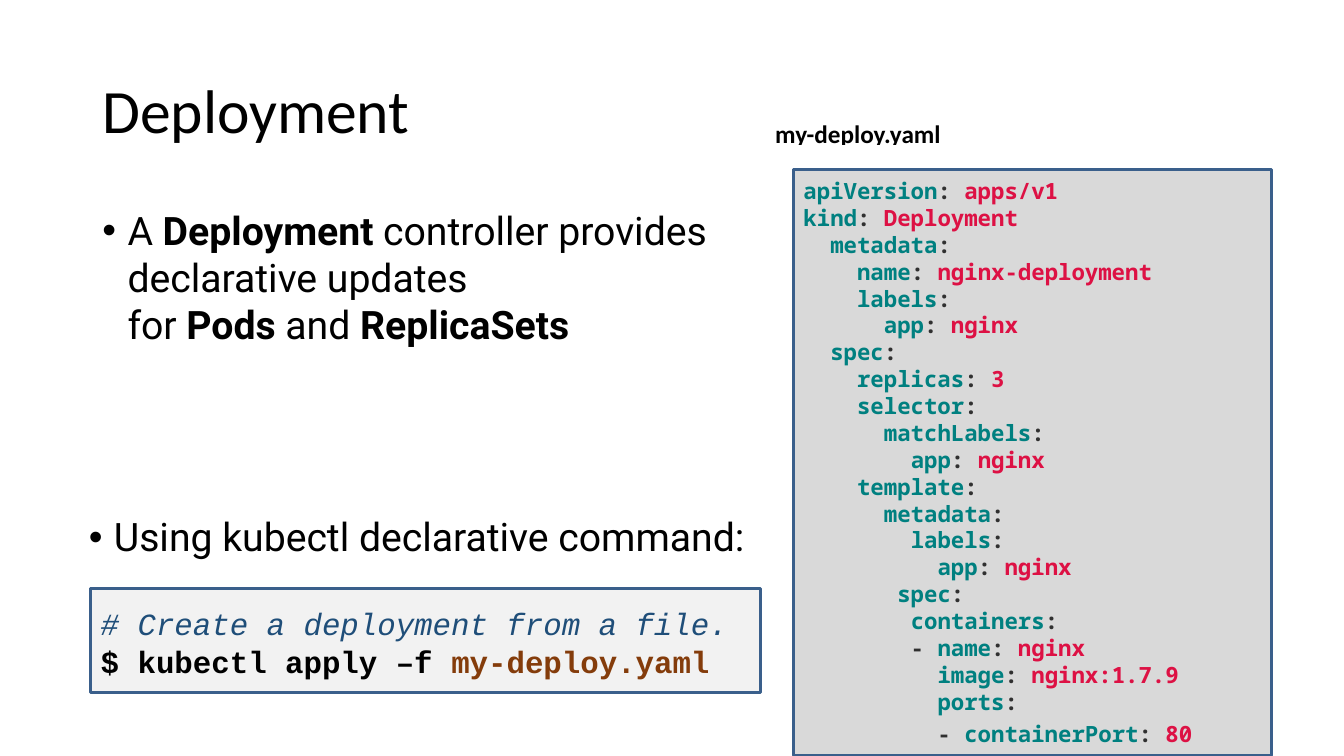
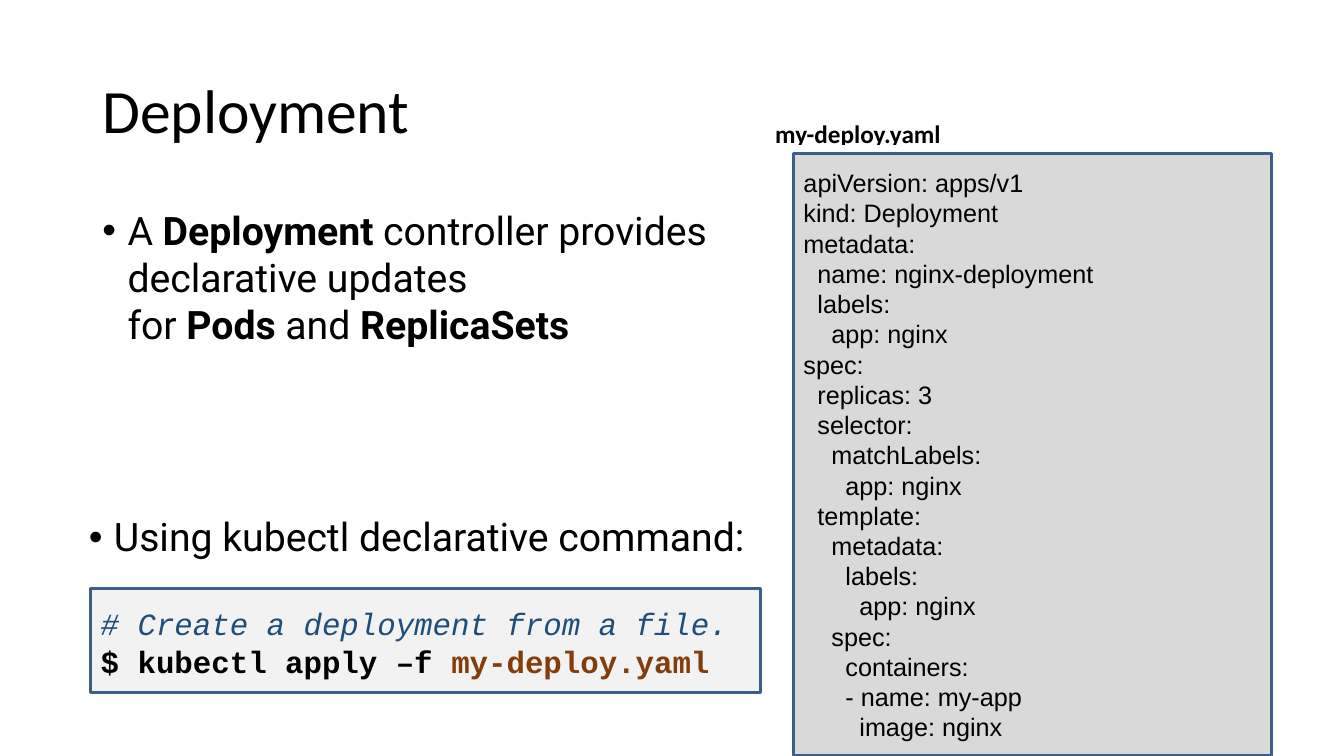
Before and after one commit to eylonmalin/k8s-training, a slide deck: slide 20 of day-2/Using Kubernetes Day 2.pptx. Drawn at 1344x756 pixels with LibreOffice and Linux fonts; fonts in the diff are those of the drawing. Boxes give left, top, right and bottom in pixels: in the first picture for what was removed or moved away, otherwise in the second. Text is boxed around its words. In the diff, an @@ line names an element or a change of style, - is before the commit and + after.

```diff
--- a/day-2/Using Kubernetes Day 2.pptx
+++ b/day-2/Using Kubernetes Day 2.pptx
@@ rectangle "apiVersion: apps/v1": place and size @@
-rectangle "apiVersion: apps/v1" at (793, 169, 1272, 756)
+rectangle "apiVersion: apps/v1" at (793, 153, 1272, 756)
@@ text in rectangle at (803, 173, 1093, 677): size 16 to 18 pt, font Noto Sans Mono to Arial, bold off in "apiVersion: apps/v1", "kind: Deployment", "metadata:", "name: nginx-deployment" and 13 more places; text colour #008080 to #000000, text colour #303030 to #000000 in "apiVersion:", "kind:", "metadata:", "name:" and 13 more places; text colour #DD1144 to #000000 in "apps/v1", "Deployment", "nginx-deployment", "nginx" and 3 more places @@
@@ text in rectangle at (859, 692, 1022, 742): text changed; size 16 to 18 pt; font Noto Sans Mono to Arial; text colour #008080 to #000000; bold off @@
-- name: nginx
-image: nginx:1.7.9
-ports:
-- containerPort: 80
+- name: my-app
+image: nginx
```
Also in this commit, not shown: 14 other slides changed, 1 slide added.
